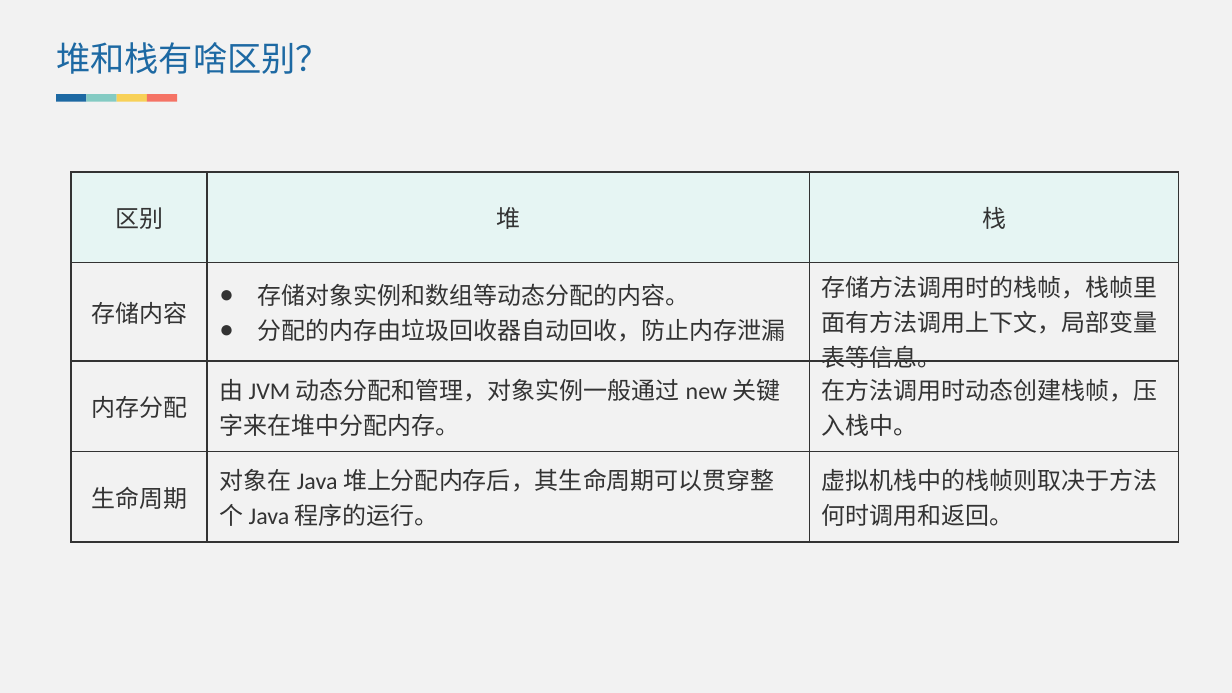
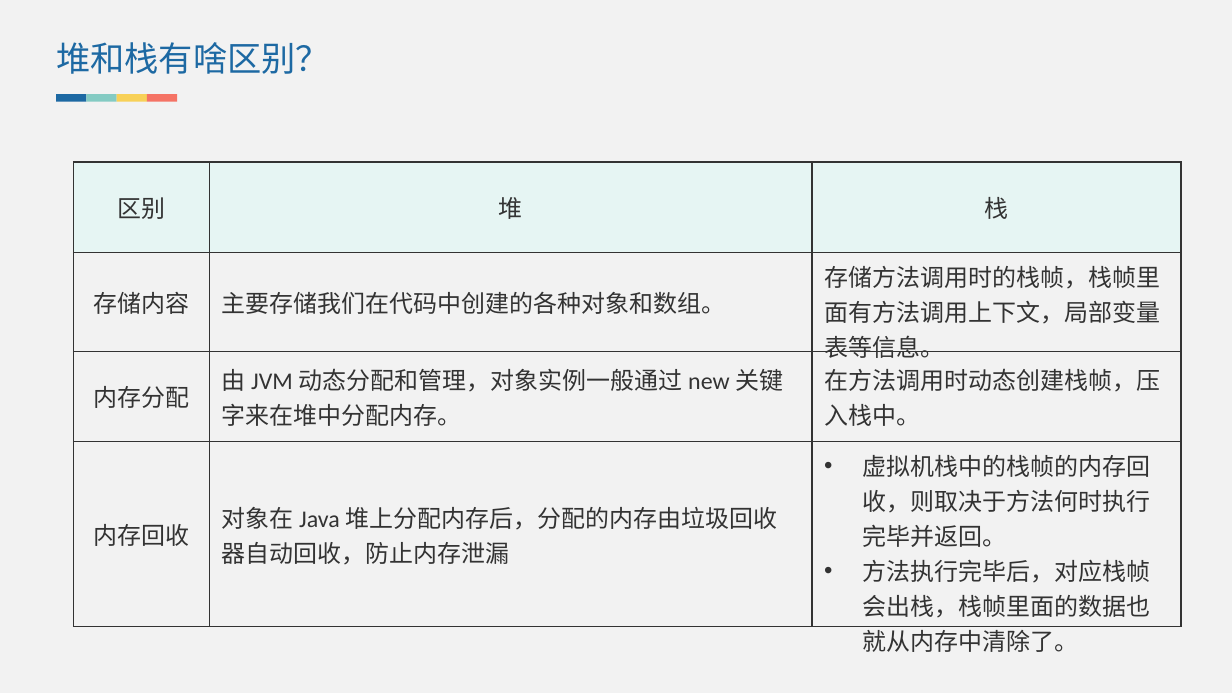
Before and after one commit to lvjiuluan/idea-projects, a slide deck: slide 28 of presentation/JVM内存模型/JVM内存模型.pptx. Drawn at 1232x693 pixels with LibreOffice and Linux fonts; fonts in the diff are those of the drawing. Boxes give left, top, right and bottom in pixels: in the first picture for what was removed or moved away, otherwise in the second. Text is boxed around its words. In the diff, an @@ line names an element or a change of style, - is before the commit and + after.

```diff
--- a/presentation/JVM内存模型/JVM内存模型.pptx
+++ b/presentation/JVM内存模型/JVM内存模型.pptx
@@ table at [74, 163, 1181, 656] @@
-row 2, column 2: 存储对象实例和数组等动态分配的内容。 / 分配的内存由垃圾回收器自动回收，防止内存泄漏
+row 2, column 2: 主要存储我们在代码中创建的各种对象和数组。
-row 4: 生命周期 | 对象在 Java 堆上分配内存后，其生命周期可以贯穿整个 Java 程序的运行。 | 虚拟机栈中的栈帧则取决于方法何时调用和返回。
+row 4: 内存回收 | 对象在 Java 堆上分配内存后，分配的内存由垃圾回收器自动回收，防止内存泄漏 | 虚拟机栈中的栈帧的内存回收，则取决于方法何时执行完毕并返回。 / 方法执行完毕后，对应栈帧会出栈，栈帧里面的数据也就从内存中清除了。
@@ table: place and size @@
-table at [71, 172, 1179, 542]
+table at [74, 163, 1181, 656]
```
Also in this commit, not shown: 4 other slides changed, 1 other file.
